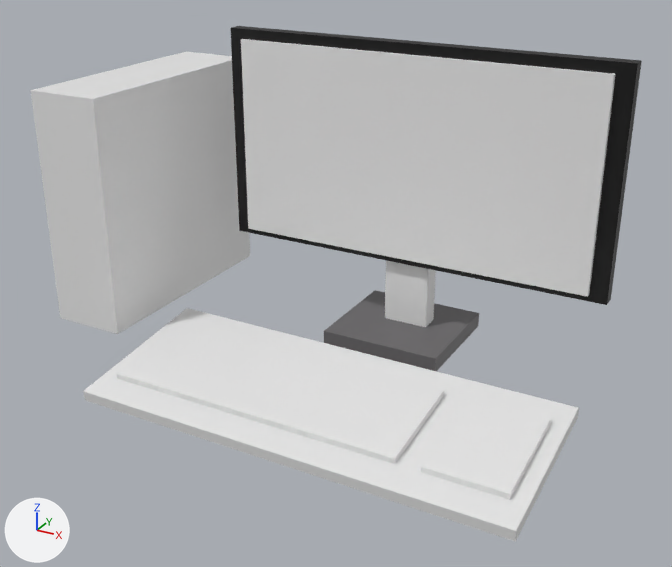
A saved change to the glTF model desktoppcL.glb.
Before and after are seen from a camera (50 mm lens) standing at (0.551, -1.203, 0.659) and looking at (-0.047, -0.117, 0.116). Lighting does not change. The marker at lower left points along +X, +Y and +Z. Where no turn or scale is listed for an object, it has been applied to the vertices.
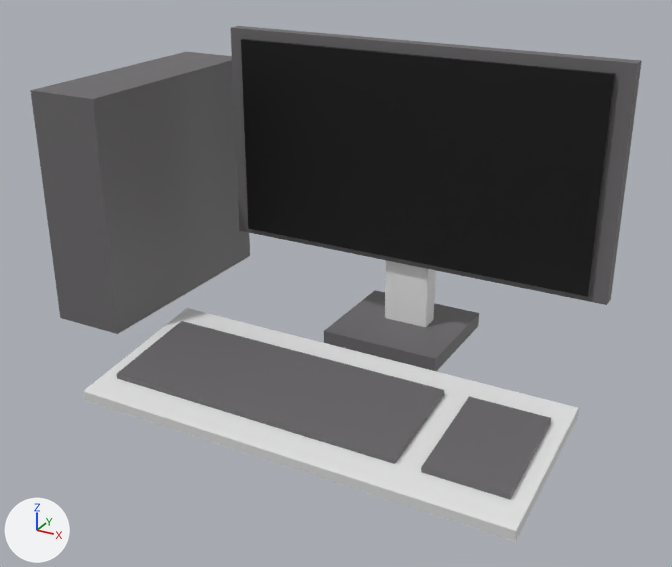
The change, as a diff of the scene's bpy script:
```diff
--- a/desktoppcL.glb.py
+++ b/desktoppcL.glb.py
@@ me_cube @@
 me_cube.from_pydata(...)  # 8 vertices, 12 faces; spans x -0.307..0.307, y -0.011..0.011, z -0.166..0.166
-me_cube.materials.append(mat_material_003)  # black #000000
+me_cube.materials.append(mat_material_001)  # dark grey #6a6769
@@ me_cube_001 @@
 me_cube_001.from_pydata(...)  # 8 vertices, 12 faces; spans x -1.0..1.0, y -1.0..1.0, z -1.0..1.0
+me_cube_001.materials.append(mat_material_001)  # dark grey #6a6769
@@ me_cube_003 @@
 me_cube_003.from_pydata(...)  # 8 vertices, 12 faces; spans x -1.0..1.0, y -1.0..1.0, z -1.0..1.0
-me_cube_003.materials.append(mat_material_002)  # white #e7e7e7
+me_cube_003.materials.append(mat_material_001)  # dark grey #6a6769
@@ me_cube_006 @@
 me_cube_006.from_pydata(...)  # 8 vertices, 12 faces; spans x -1.0..1.0, y -1.0..1.0, z -1.0..1.0
-me_cube_006.materials.append(mat_material_002)  # white #e7e7e7
+me_cube_006.materials.append(mat_material_001)  # dark grey #6a6769
@@ me_cube_007 @@
 me_cube_007.from_pydata(...)  # 8 vertices, 12 faces; spans x -0.283..0.283, y -0.011..0.011, z -0.153..0.153
+me_cube_007.materials.append(mat_material_003)  # black #000000
```

Changed parts and their boxes [x1, y1, x2, y2] in the pictures (672 x 567 px):
'Cube.007', recoloured (grey to black)
    both: [241, 39, 616, 297]
'Cube.001', recoloured
    both: [30, 52, 250, 334]
'Cube.006', recoloured (white to grey)
    both: [116, 321, 444, 464]
'Cube', recoloured (black to grey)
    both: [230, 26, 642, 305]
'Cube.003', recoloured (white to grey)
    both: [421, 396, 551, 500]
